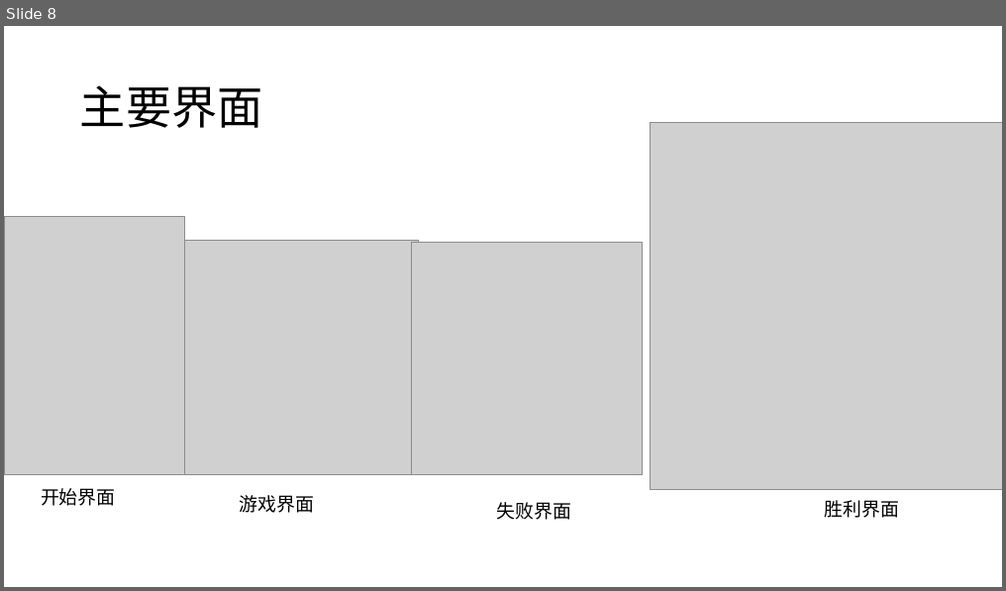
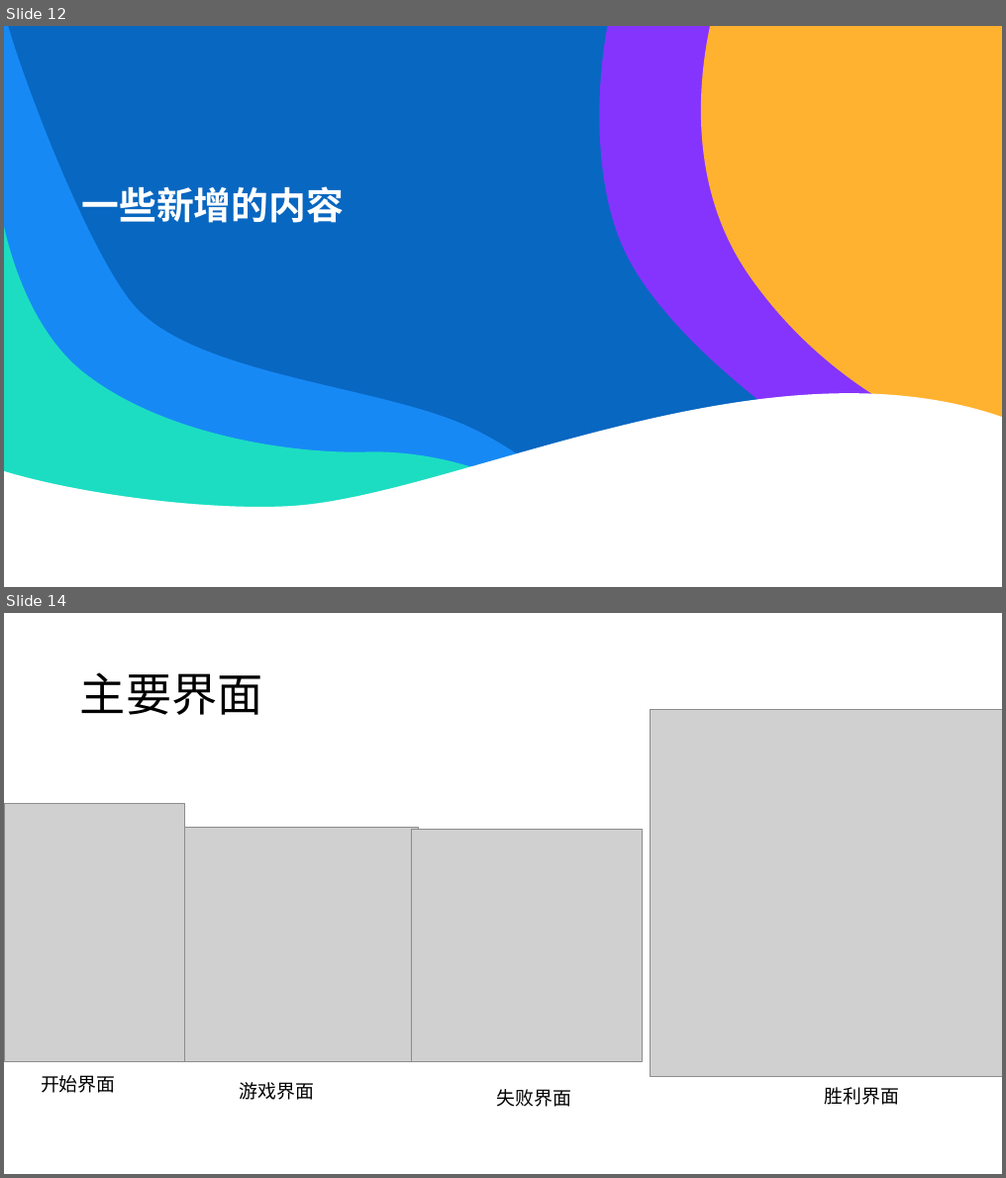
Before and after one commit to wzc506/mineswapper, a slide deck: uml.pptx. Shown one above the other, each under a label of ours: slide 8 before the commit, slides 12 and 14 after it; the slides between them are not shown. The pictures are 1006x591 and 1006x1178 pixels, drawn with LibreOffice and Linux fonts; fonts in the diff are those of the drawing; grey boxes stand for pictures. Boxes give left, top, right and bottom in pixels: in the first picture for what was removed or moved away, otherwise in the second. Text is boxed around its words. In the diff, an @@ line names an element or a change of style, - is before the commit and + after.

```diff
--- a/uml.pptx
+++ b/uml.pptx
@@ slide 12 added at box(4, 26, 1002, 587), background #000000 @@
@@ title added at box(81, 186, 344, 230), 36 pt, text #FFFFFF, bold @@
+一些新增的内容
@@ group added at box(4, 26, 1002, 587): 5 freeform shapes, 1 rectangle @@
@@ what was slide 8 is now slide 14 @@
```
Also in this commit, not shown: 3 slides changed, 11 other slides added, 32 other files.
